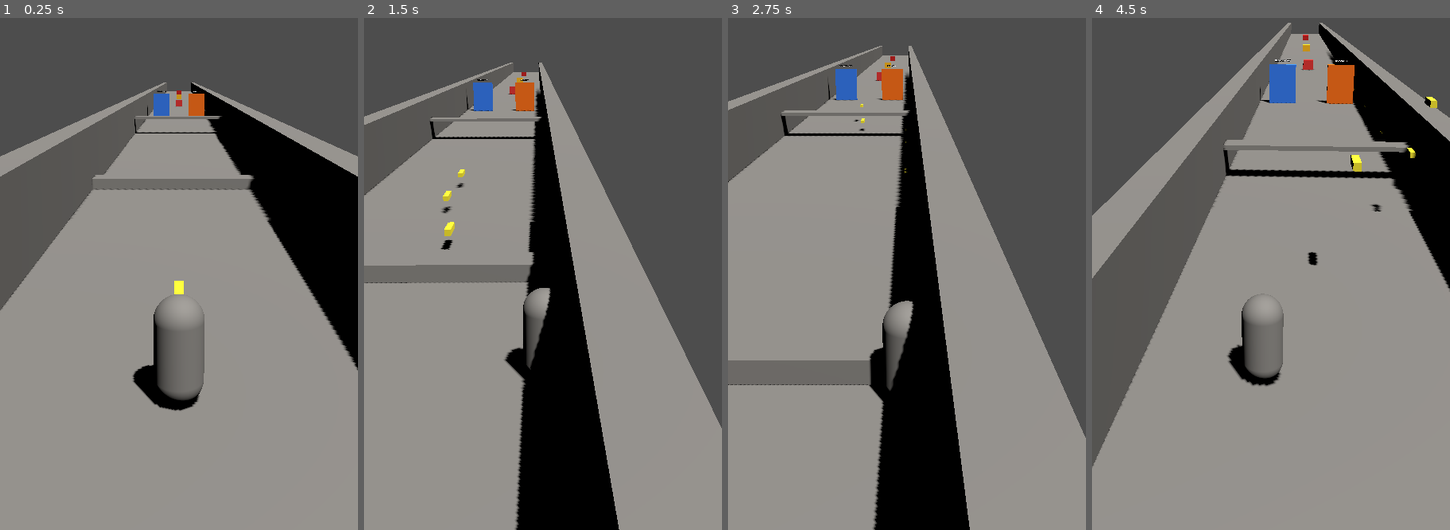
Above: before the commit, frames 1-4 (left to right).
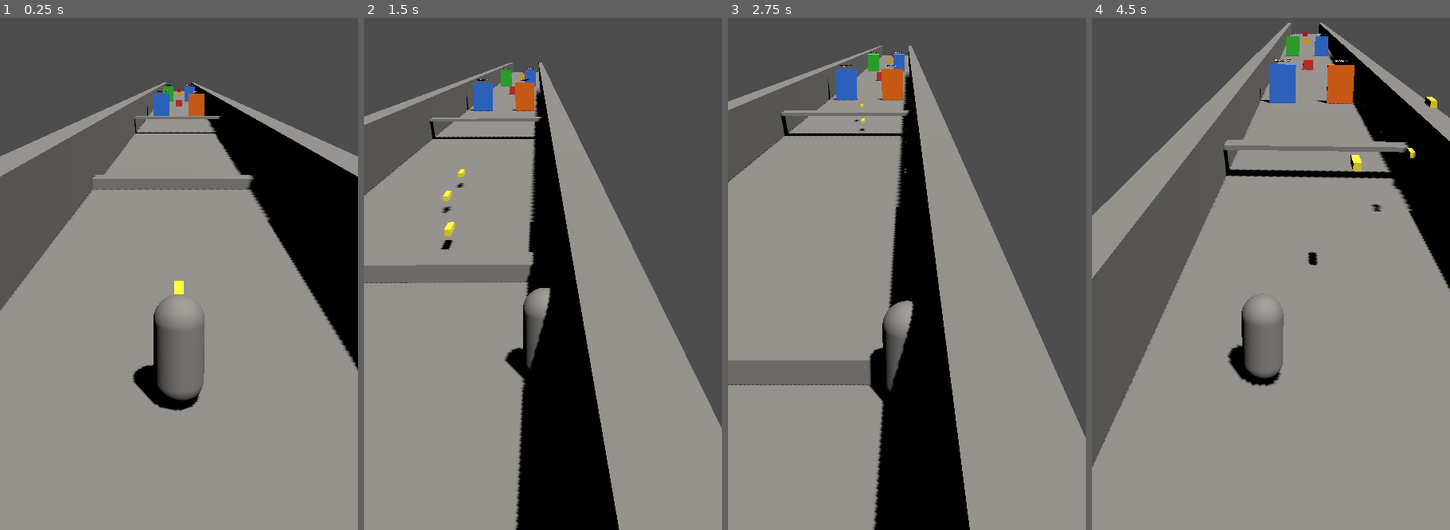
Above: after the commit, the same moments.

Repository: KolovratRUS/Relic-Run
Game: Godot game, scene res://scenes/levels/prototype_level.tscn
The game is run twice, just before and just after one commit, with the same random seed, the same clock (stepped at 60 frames per second) and the same inputs.
Inputs (mouse positions are in pixels of both pictures, inside the frame that each line leads up to):
- Up to frame 1 (0.25 s): no input
- Up to frame 2 (1.5 s): move the mouse to (621, 181) at 0.52 s; hold D (move_right) 0.53-1.25 s; click (621, 181) at 0.67 s; drag from (471, 243) to (525, 340) at 1.27 s
- Up to frame 3 (2.75 s): move the mouse to (942, 69) at 2.02 s; hold D (move_right) from 2.03 s (still down)
- Up to frame 4 (4.5 s): release D (move_right) at 2.75 s; drag from (1253, 340) to (1163, 115) at 2.77 s; move the mouse to (1378, 304) at 3.52 s; hold A (move_left) 3.53-4.25 s; drag from (1163, 115) to (1217, 53) at 4.27 s

The runs differ from the first frame. In frame 1, 0.1% of the frame differs, in the area x 45-55%, y 13-17%; in frame 2, 0.2%; in frame 3, 0.2%; in frame 4, 0.4%, in the area x 53-66%, y 2-8%.

Commit message:
Add double shot upgrade and second gate pair

Diff:
--- a/scenes/levels/prototype_level.tscn
+++ b/scenes/levels/prototype_level.tscn
@@ -95,12 +95,25 @@
 max_health = 1.0
 base_color = Color(0.9,0.2,0.2,1)
 
+[node name="GatePair2" parent="." instance=ExtResource(7)]
+position = Vector3(0, 0, -110)
+[node name="LeftGate" parent="GatePair2"]
+upgrade_type = 2
+upgrade_amount = 0.0
+display_text = "DOUBLE SHOT"
+gate_color = Color(0.2, 0.8, 0.2, 1)
+[node name="RightGate" parent="GatePair2"]
+upgrade_type = 0
+upgrade_amount = 0.7
+display_text = "FIRE RATE +30%"
+gate_color = Color(0.2, 0.5, 1, 1)
+
 [node name="MediumTarget" parent="." instance=ExtResource(6)]
-position = Vector3(0, 0.6, -120)
+position = Vector3(0, 0.6, -140)
 max_health = 3.0
 base_color = Color(1,0.75,0.1,1)
 
 [node name="StrongTarget" parent="." instance=ExtResource(6)]
-position = Vector3(0, 0.6, -155)
+position = Vector3(0, 0.6, -175)
 max_health = 6.0
 base_color = Color(0.8,0.1,0.1,1)
--- a/scripts/combat/auto_shooter.gd
+++ b/scripts/combat/auto_shooter.gd
@@ -4,7 +4,9 @@
 @export var projectile_scene: PackedScene
 @export_node_path("Marker3D") var muzzle_path: NodePath
 @export var min_fire_interval: float = 0.1
+@export var double_shot_spacing: float = 0.35
 var projectile_damage: float = 1.0
+var double_shot_enabled: bool = false
 
 var _cooldown: float = 0.0
 var _muzzle: Marker3D
@@ -26,6 +28,14 @@
 
 
 func _fire() -> void:
+	if double_shot_enabled:
+		_spawn_projectile(-double_shot_spacing)
+		_spawn_projectile(double_shot_spacing)
+	else:
+		_spawn_projectile(0.0)
+
+
+func _spawn_projectile(x_offset: float) -> void:
 	if projectile_scene == null or _muzzle == null:
 		return
 	var projectile := projectile_scene.instantiate()
@@ -33,7 +43,7 @@
 		return
 	if projectile is Node:
 		get_tree().current_scene.add_child(projectile)
-		projectile.global_transform.origin = _muzzle.global_transform.origin
+		projectile.global_transform.origin = _muzzle.global_transform.origin + _muzzle.global_transform.basis.x * x_offset
 		projectile.global_transform.basis = _muzzle.global_transform.basis
 		if projectile.has_method("set_damage"):
 			projectile.set_damage(projectile_damage)
@@ -45,3 +55,7 @@
 
 func apply_damage_upgrade(amount: float) -> void:
 	projectile_damage += amount
+
+
+func enable_double_shot() -> void:
+	double_shot_enabled = true
--- a/scripts/player/player.gd
+++ b/scripts/player/player.gd
@@ -2,6 +2,7 @@
 
 const UPGRADE_FIRE_RATE: int = 0
 const UPGRADE_DAMAGE: int = 1
+const UPGRADE_DOUBLE_SHOT: int = 2
 
 ## Forward movement
 @export var forward_speed: float = 10.0
@@ -227,3 +228,5 @@
 			shooter.apply_fire_rate_upgrade(upgrade_amount)
 		UPGRADE_DAMAGE:
 			shooter.apply_damage_upgrade(upgrade_amount)
+		UPGRADE_DOUBLE_SHOT:
+			shooter.enable_double_shot()
